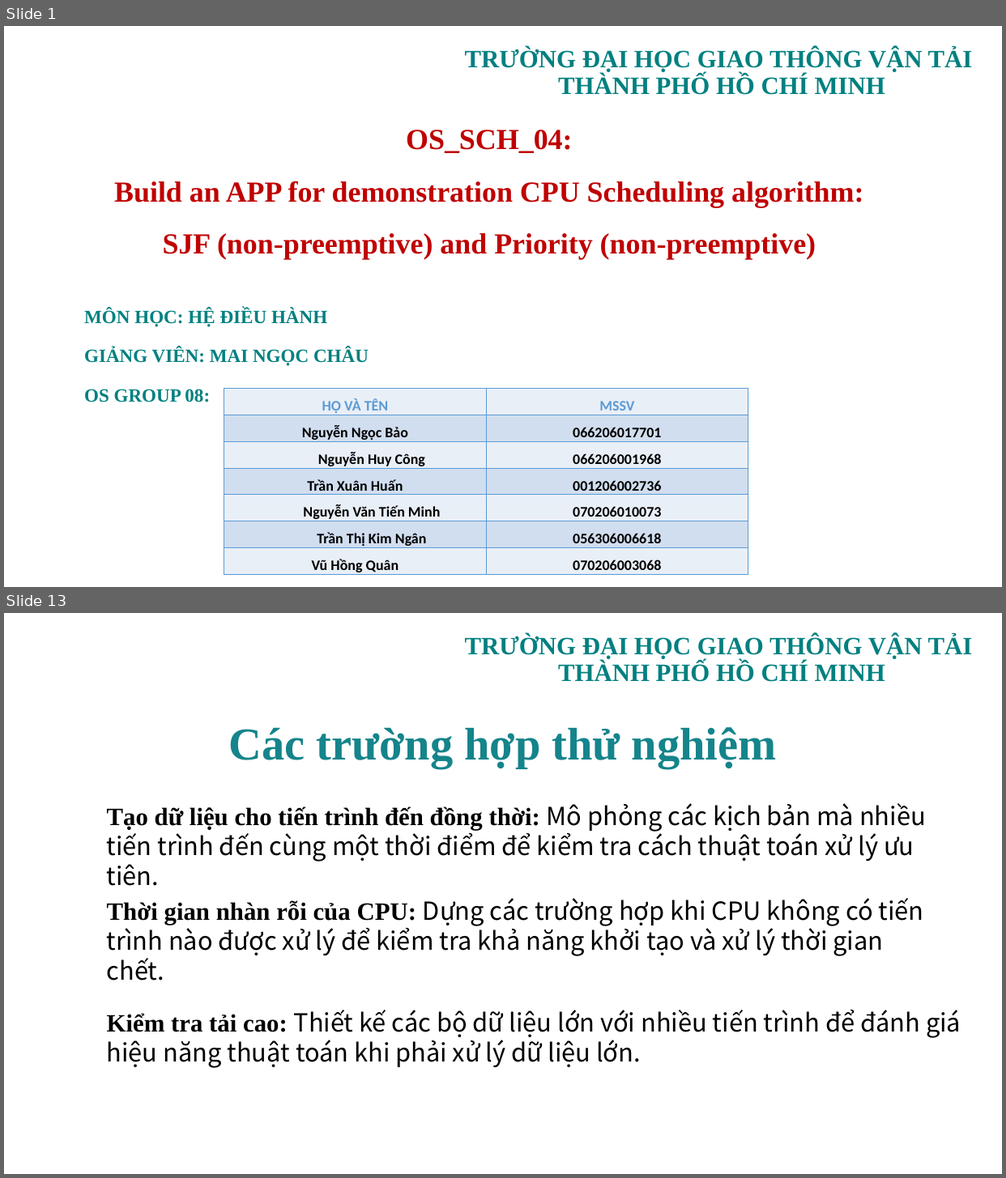
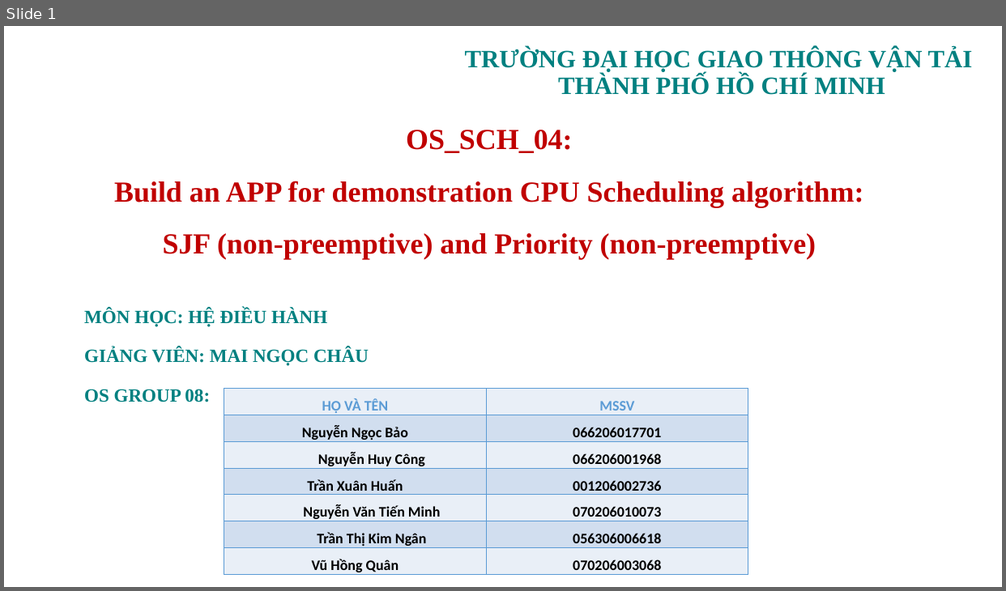
Before and after one commit to tkimngan040/OS_Group08_OS_SCH_04, a slide deck: PPTX/OS_SCH_04_GROUP08.pptx. Shown one above the other, each under a label of ours: slides 1 and 13 before the commit, slide 1 after it; the slides between them are not shown. The pictures are 1006x1178 and 1006x591 pixels, drawn with LibreOffice and Linux fonts; fonts in the diff are those of the drawing; background and template pictures are left out. Boxes give left, top, right and bottom in pixels: in the first picture for what was removed or moved away, otherwise in the second. Text is boxed around its words. In the diff, an @@ line names an element or a change of style, - is before the commit and + after.

```diff
--- a/PPTX/OS_SCH_04_GROUP08.pptx
+++ b/PPTX/OS_SCH_04_GROUP08.pptx
@@ slide 13 removed at box(4, 613, 1002, 1174), background picture (left out); not listed: 1 template element that a slide beside it also shows @@
@@ title removed at box(229, 727, 777, 769) @@
-Các trường hợp thử nghiệm
@@ text removed at box(107, 803, 926, 886) @@
-Tạo dữ liệu cho tiến trình đến đồng thời: Mô phỏng các kịch bản mà nhiều tiến trình đến cùng một thời điểm để kiểm tra cách thuật toán xử lý ưu tiên.
@@ text removed at box(107, 898, 924, 981) @@
-Thời gian nhàn rỗi của CPU: Dựng các trường hợp khi CPU không có tiến trình nào được xử lý để kiểm tra khả năng khởi tạo và xử lý thời gian chết.
@@ text removed at box(107, 1009, 961, 1068) @@
-Kiểm tra tải cao: Thiết kế các bộ dữ liệu lớn với nhiều tiến trình để đánh giá hiệu năng thuật toán khi phải xử lý dữ liệu lớn.
@@ page number removed at box(710, 1133, 934, 1163) @@
-13
```
Also in this commit, not shown: 1 slide changed, 12 slides added, 18 other slides removed.
